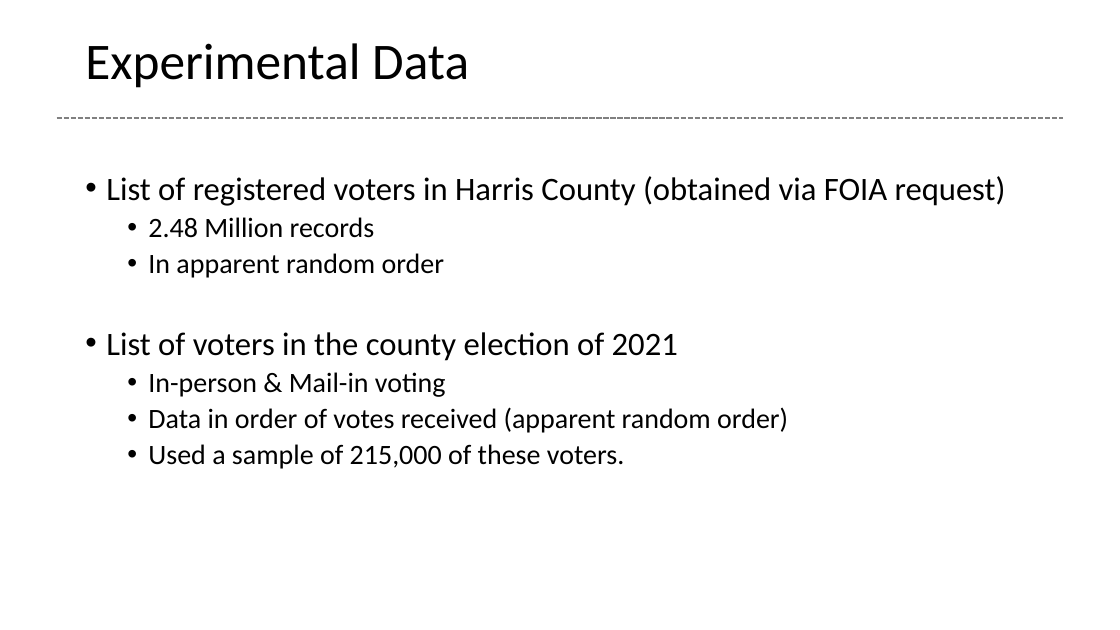
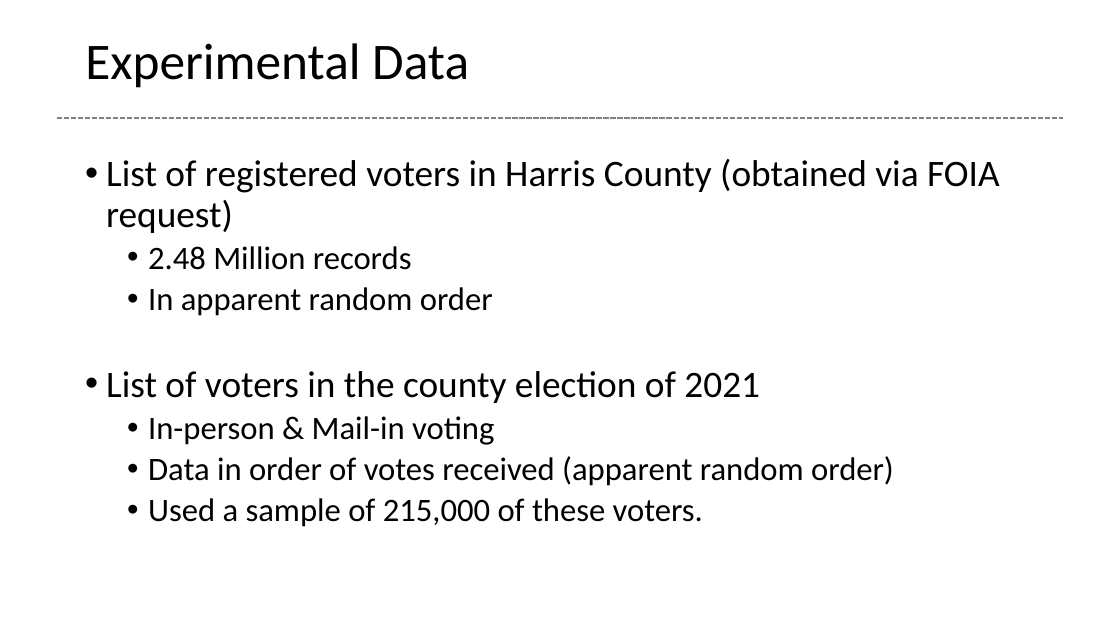
Before and after one commit to glenntu15/BuildVoterDatabase, a slide deck: slide 4 of Proj_presentation.pptx. Drawn at 1120x630 pixels with LibreOffice and Linux fonts; fonts in the diff are those of the drawing. Boxes give left, top, right and bottom in pixels: in the first picture for what was removed or moved away, otherwise in the second. Text is boxed around its words. In the diff, an @@ line names an element or a change of style, - is before the commit and + after.

```diff
--- a/Proj_presentation.pptx
+++ b/Proj_presentation.pptx
@@ text "List of registered voters in ...": place and size @@
-text "List of registered voters in ..." at [106,176,1006,469]
+text "List of registered voters in ..." at [106,159,1000,527]
@@ text "List of registered voters in ..." at [106,159,1000,527]: size 28 to 32 pt in "List of registered voters in Harris County ...", "List of voters in the county election ..."; size 24 to 28 pt in "2.48 Million records", "In apparent random order", "In-person & Mail-in voting", "Data in order of votes received (apparent ..." and 1 more places @@
```
Also in this commit, not shown: 6 other slides changed, 2 slides added.
